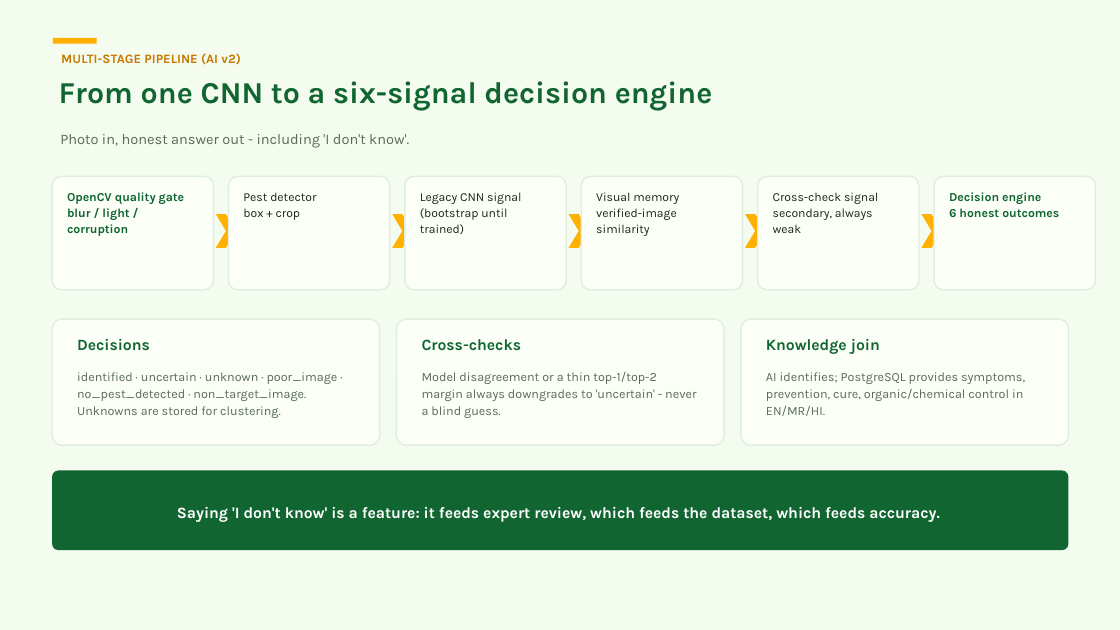
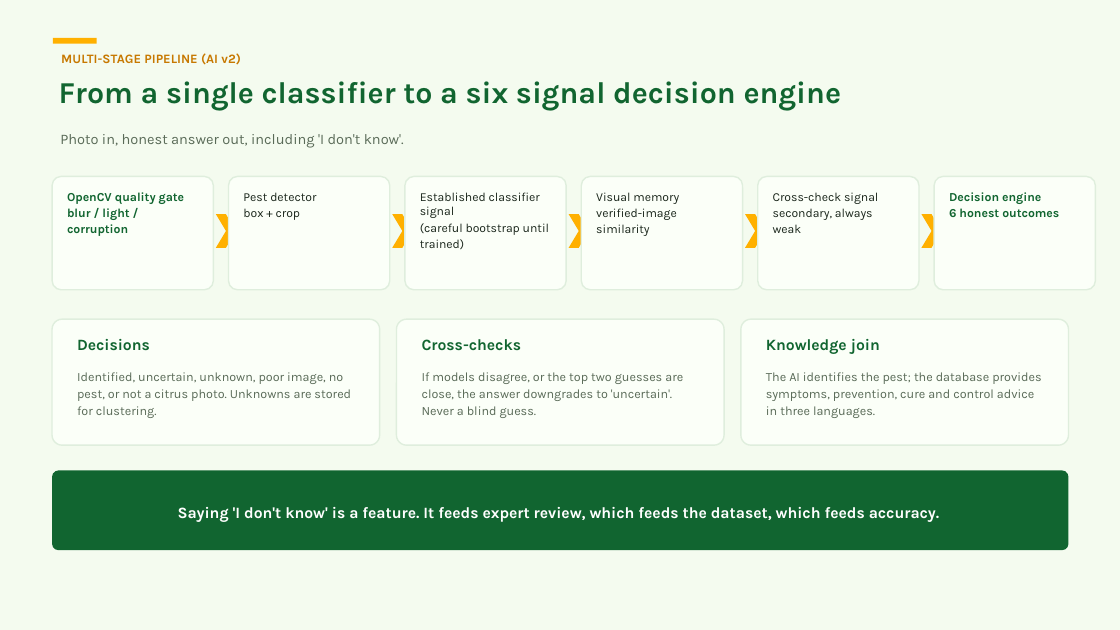
Before and after one commit to jagthapsaurabh/citrisurksha_ai, a slide deck: slide 23 of docs/pitch/CitriSuraksha_AI_Board_Pitch.pptx. Drawn at 1120x630 pixels with LibreOffice and Linux fonts; fonts in the diff are those of the drawing. Boxes give left, top, right and bottom in pixels: in the first picture for what was removed or moved away, otherwise in the second. Text is boxed around its words. In the diff, an @@ line names an element or a change of style, - is before the commit and + after.

```diff
--- a/docs/pitch/CitriSuraksha_AI_Board_Pitch.pptx
+++ b/docs/pitch/CitriSuraksha_AI_Board_Pitch.pptx
@@ text at box(59, 81, 842, 111): text changed @@
-From one CNN to a six-signal decision engine
+From a single classifier to a six signal decision engine
@@ text at box(60, 134, 404, 148): text changed @@
-Photo in, honest answer out - including 'I don't know'.
+Photo in, honest answer out, including 'I don't know'.
@@ text at box(420, 192, 549, 249): text changed @@
-Legacy CNN signal
-(bootstrap until trained)
+Established classifier signal
+(careful bootstrap until trained)
@@ text at box(77, 372, 351, 418): text changed @@
-identified · uncertain · unknown · poor_image · no_pest_detected · non_target_image. Unknowns are stored for clustering.
+Identified, uncertain, unknown, poor image, no pest, or not a citrus photo. Unknowns are stored for clustering.
@@ text at box(422, 372, 683, 418): text changed @@
-Model disagreement or a thin top-1/top-2 margin always downgrades to 'uncertain' - never a blind guess.
+If models disagree, or the top two guesses are close, the answer downgrades to 'uncertain'. Never a blind guess.
@@ text at box(766, 372, 1041, 418): text changed @@
-AI identifies; PostgreSQL provides symptoms, prevention, cure, organic/chemical control in EN/MR/HI.
+The AI identifies the pest; the database provides symptoms, prevention, cure and control advice in three languages.
@@ text at box(178, 507, 939, 522): text changed @@
-Saying 'I don't know' is a feature: it feeds expert review, which feeds the dataset, which feeds accuracy.
+Saying 'I don't know' is a feature. It feeds expert review, which feeds the dataset, which feeds accuracy.
```
Also in this commit, not shown: 25 other slides changed, 1 other file.
